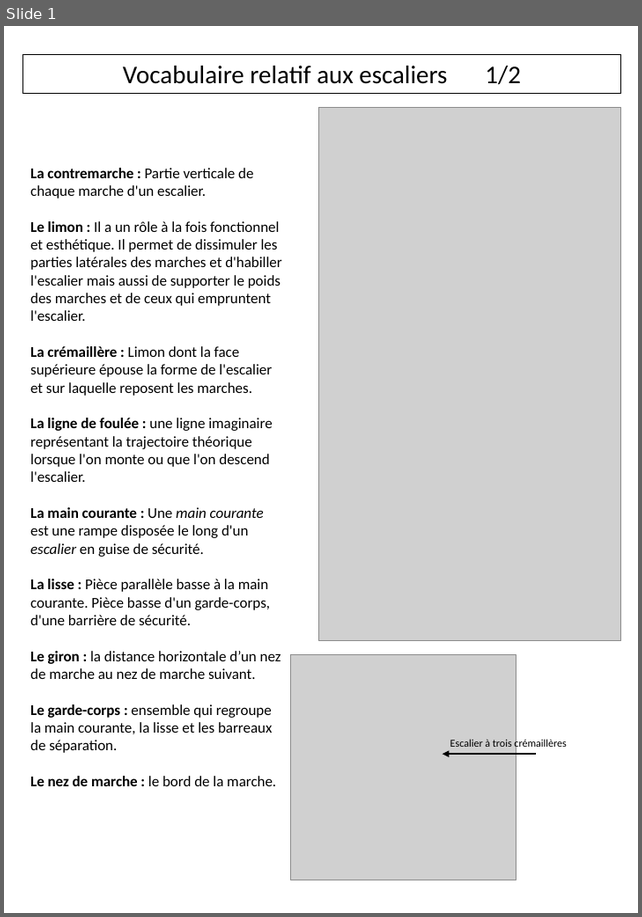
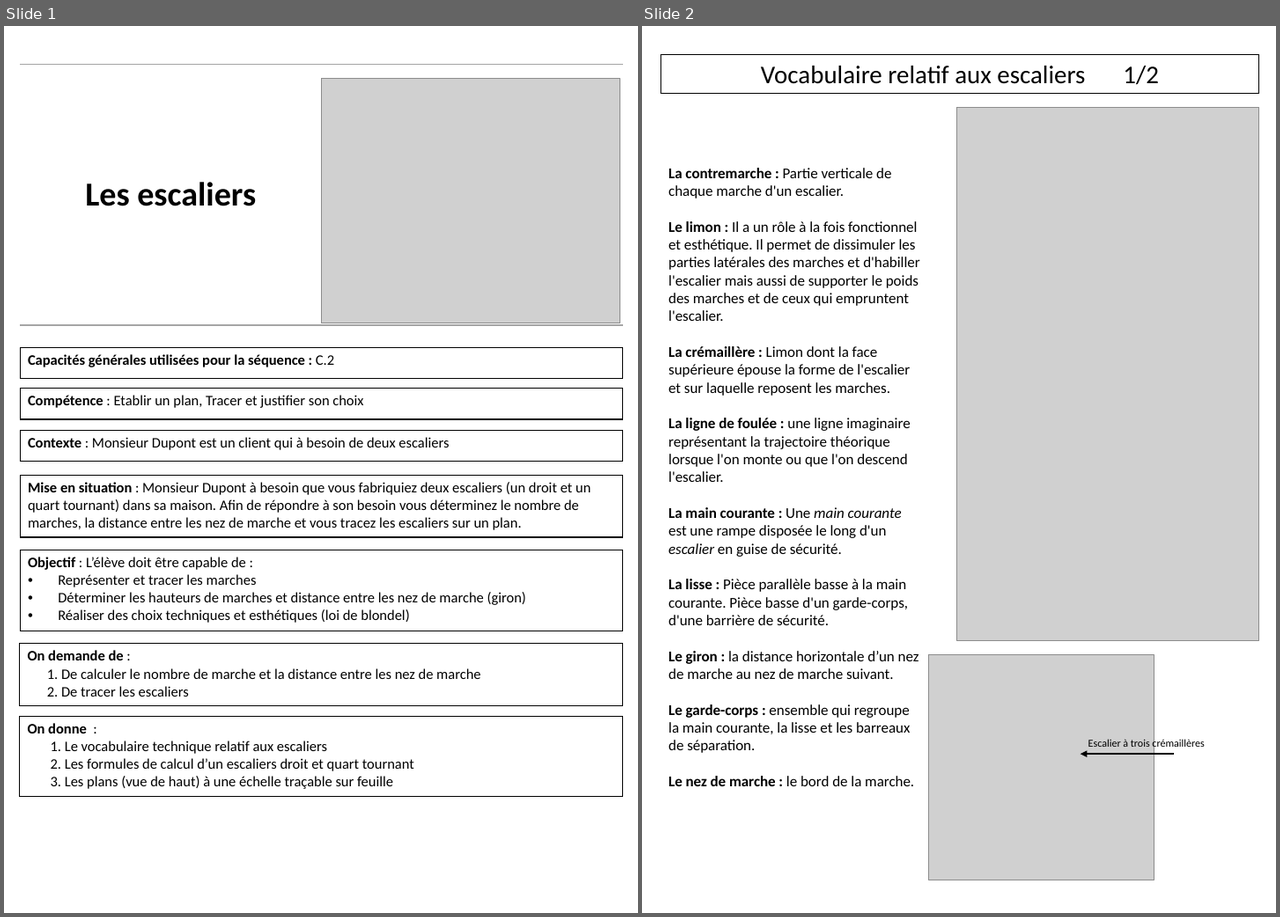
Before and after one commit to kduchevreuil/Cours-Menuiserie, a slide deck: Cours terminés/Le vocabulaire de l'escalier.pptx. Shown side by side, each under a label of ours: slide 1 before the commit, slides 1 and 2 after it. The pictures are 642x917 and 1280x917 pixels, drawn with LibreOffice and Linux fonts; fonts in the diff are those of the drawing; grey boxes stand for pictures. Boxes give left, top, right and bottom in pixels: in the first picture for what was removed or moved away, otherwise in the second. Text is boxed around its words. In the diff, an @@ line names an element or a change of style, - is before the commit and + after.

```diff
--- a/Cours terminés/Le vocabulaire de l'escalier.pptx
+++ b/Cours terminés/Le vocabulaire de l'escalier.pptx
@@ slide 1 added at bbox=[4, 26, 638, 913], background #FFFFFF @@
@@ table added at bbox=[20, 64, 623, 324], 1 rows, 2 columns @@
+Les escaliers | 
@@ picture added at bbox=[321, 79, 620, 324] @@
@@ table added at bbox=[20, 348, 623, 380], 1 rows, 1 columns @@
+Capacités générales utilisées pour la séquence : C.2
@@ table added at bbox=[20, 389, 623, 419], 1 rows, 1 columns @@
+Compétence : Etablir un plan, Tracer et justifier son choix
@@ table added at bbox=[20, 430, 623, 462], 1 rows, 1 columns @@
+Contexte : Monsieur Dupont est un client qui à besoin de deux escaliers
@@ table added at bbox=[20, 475, 623, 537], 1 rows, 1 columns @@
+Mise en situation : Monsieur Dupont à besoin que vous fabriquiez deux escaliers (un droit et un quart tournant) dans sa maison. Afin de répondre à son besoin vous déterminez le nombre de marches, la distance entre les nez de marche et vous tracez les escaliers sur un plan.
@@ table added at bbox=[20, 550, 623, 631], 1 rows, 1 columns @@
+Objectif : L’élève doit être capable de : / Représenter et tracer les marches / Déterminer les hauteurs de marches et distance entre les nez de marche (giron) / Réaliser des choix techniques et esthétiques (loi de blondel)
@@ table added at bbox=[20, 645, 623, 706], 1 rows, 1 columns @@
+On demande de : / 1. De calculer le nombre de marche et la distance entre les nez de marche / 2. De tracer les escaliers
@@ table added at bbox=[20, 717, 623, 797], 1 rows, 1 columns @@
+On donne : / 1. Le vocabulaire technique relatif aux escaliers / 2. Les formules de calcul d’un escaliers droit et quart tournant / 3. Les plans (vue de haut) à une échelle traçable sur feuille
@@ what was slide 1 is now slide 2 @@
```
Also in this commit, not shown: 2 other files.
